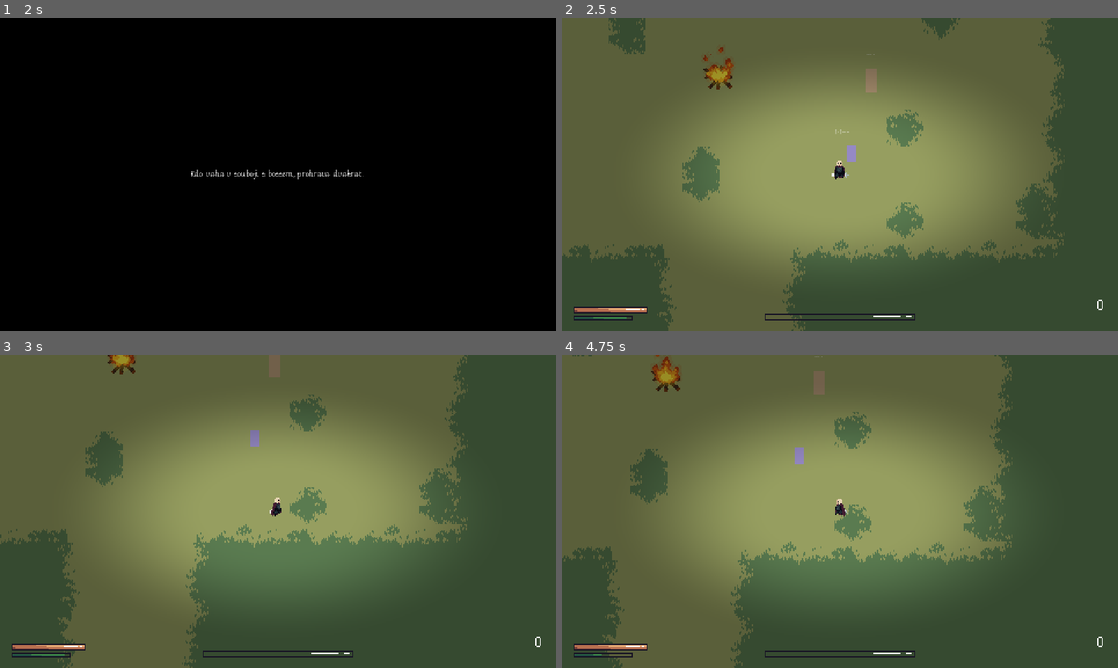
Above: before the commit, frames 1-4 (two rows, left to right).
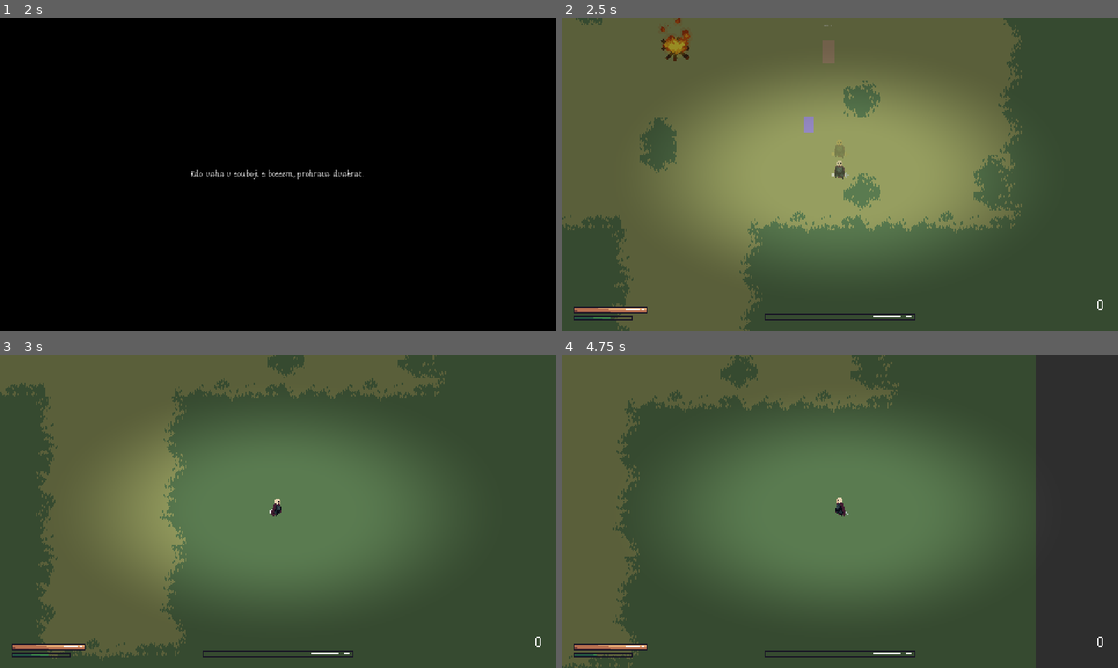
Above: after the commit, the same moments.

Repository: vyskof/parrybound
Game: Godot game, scene res://ui/main_menu.tscn
The game is run twice, just before and just after one commit, with the same random seed, the same clock (stepped at 60 frames per second) and the same inputs.
Inputs (mouse positions are in pixels of both pictures, inside the frame that each line leads up to):
- Up to frame 1 (2 s): click "New Game" at 0.5 s; tap Enter at 1.25 s; move the mouse to (400, 158) at 1.27 s; hold Right (ui_right) from 1.28 s (still down); hold Right mouse button (parry) from 1.28 s (still down); tap Space (dodge) at 1.35 s
- Up to frame 2 (2.5 s): tap Space (dodge) at 2 s; move the mouse to (728, 190) at 2.02 s; release Right (ui_right) at 2.03 s; release Right mouse button (parry) at 2.03 s; hold Down (ui_down) from 2.03 s (still down); right-click (728, 190) at 2.1 s; tap Shift (fast_move, bound only after the commit) at 2.3 s
- Up to frame 3 (3 s): move the mouse to (333, 442) at 2.77 s; release Down (ui_down) at 2.78 s; hold Right (ui_right) from 2.78 s (still down); tap Shift (fast_move, bound only after the commit) at 2.85 s
- Up to frame 4 (4.75 s): tap Space (dodge) at 3.05, 4.35 s; move the mouse to (812, 574) at 3.52 s; release Right (ui_right) at 3.53 s; hold Up (ui_up) 3.53-4.28 s; click (812, 574) at 3.6 s; right-click (812, 574) at 3.8 s; move the mouse to (1006, 558) at 4.27 s; hold Left (ui_left) from 4.28 s (still down); tap Shift (fast_move, bound only after the commit) at 4.55 s

Frame 1 is identical in both runs. In frame 2, 20% of the frame differs, in the area x 0-91%, y 0-100%; in frame 3, 32%; in frame 4, 60%, in the area x 0-100%, y 0-100%.

Commit message:
oukej predelani combatu trosicku, nasleduje fixace hry a potom pokacovani v planu / vyroba novych assetu

Diff:
--- a/boss - Reaper/minion.gd
+++ b/boss - Reaper/minion.gd
@@ -1,12 +1,8 @@
 extends CharacterBody2D
-
-const CombatDataResource := preload("res://shared(other)/combat_data.gd")
 
 @onready var hurtbox: Hurtbox = $Hurtbox
 @onready var character = get_tree().get_first_node_in_group("player")
 @onready var animation = $AnimatedSprite2D
-
-@onready var hitbox: Hitbox = $Hitbox
 
 func _ready() -> void:
 	hurtbox.hurt.connect(take_damage)
@@ -24,10 +20,7 @@
 		var collider = get_slide_collision(i).get_collider()
 		if collider.is_in_group("player"):
 			if not collider.is_invincible:
-				if collider.is_blocking and collider.has_method("on_minion_blocked"):
-					collider.on_minion_blocked()
-				elif not collider.is_blocking:
-					collider.take_hit_raw(10.0)
+				collider.take_hit_raw(10.0)
 			queue_free()
 
 func take_damage(_combat_data: CombatData, _hitbox: Hitbox) -> void:
--- a/character/character.gd
+++ b/character/character.gd
@@ -1,7 +1,6 @@
 class_name Character extends CharacterBody2D
 
 const SPEED                := 150.0
-const SPEED_GUARD          := 80.0
 const POSTURE_REGEN_RATE   := 15.0
 const POSTURE_REGEN_DELAY  := 2.5
 const STAGGER_DURATION     := 1.8
@@ -10,22 +9,22 @@
 const KNOCKBACK_FRICTION   := 400.0
 
 const DEFLECT_PUSHBACK     := 90.0
-const BLOCK_PUSHBACK       := 45.0
 
 const DEFLECT_STAMINA_REWARD := 12.0
-
-const DODGE_SPEED          := 300.0
-const DODGE_DURATION       := 0.18
-const DODGE_IFRAMES        := 0.14
+const PARRY_ACTION_DURATION  := 0.25   # délka celé "deflect akce" — odpovídá délce parry animací
+
+const DODGE_SPEED          := 400.0
+const DODGE_DURATION       := 0.11
+const DODGE_IFRAMES        := 0.10
 const DODGE_STAMINA_COST   := 25.0
 const STAMINA_REGEN_RATE   := 40.0
 const STAMINA_REGEN_DELAY  := 1.0
 const DODGE_COOLDOWN       := 0.25
 
-const MICRO_DODGE_DISTANCE     := 25.0
-const MICRO_DODGE_DURATION     := 0.10
-const MICRO_DODGE_STAMINA_COST := 8.0
-const MICRO_DODGE_COOLDOWN     := 0.5
+const FAST_MOVE_SPEED           := 350.0
+const FAST_MOVE_DURATION        := 0.40
+const FAST_MOVE_STAMINA_COST    := 30.0
+const FAST_MOVE_COOLDOWN        := 3.0
 
 const DODGE_CANCEL_STAMINA_MULT := 1.3
 
@@ -42,10 +41,6 @@
 const COUNTER_POSTURE_MULT     := 1.5
 const BASE_ATTACK_POSTURE_DMG  := 10.0
 
-const JUST_FRAME_STAMINA_BONUS  := 8.0
-const JUST_FRAME_POSTURE_MULT   := 2.2
-const JUST_FRAME_WINDOW_BONUS   := 0.15
-
 const STREAK_RESET_TIME         := 2.5
 const STREAK_MAX                := 4
 const STREAK_POSTURE_PER_LEVEL  := 0.15
@@ -85,18 +80,14 @@
 var _stamina_regen_timer : float = 0.0
 var _dodge_cooldown_timer : float = 0.0
 
-var _is_micro_dodging: bool = false
-var _micro_dodge_direction: Vector2 = Vector2.ZERO
-var _micro_dodge_timer: float = 0.0
-var _micro_dodge_cooldown_timer: float = 0.0
+var _is_fast_moving: bool = false
+var _fast_move_direction: Vector2 = Vector2.ZERO
+var _fast_move_cooldown_timer: float = 0.0
 
 var _stamina_blink_tween: Tween = null
 
 var _footstep_timer: float = 0.0
 var _tinnitus_active: bool = false
-
-var is_blocking: bool:
-	get: return _parry_resolver != null and _parry_resolver.is_blocking()
 
 var is_parrying: bool:
 	get: return _in_parry_state
@@ -162,8 +153,6 @@
 func _ready() -> void:
 	_playback = _animation_tree.get("parameters/StateMachine/playback")
 
-	_make_parry_animations_loop()
-
 	stats.health  = stats.max_health
 	stats.posture = 0.0
 	stats.stamina  = stats.max_stamina
@@ -240,7 +229,7 @@
 	_tick_stagger(delta)
 	_tick_stamina_regen(delta)
 	_tick_dodge_cooldown(delta)
-	_tick_micro_dodge_cooldown(delta)
+	_tick_fast_move_cooldown(delta)
 	_tick_combo_pulse(delta)
 	_tick_counter_window(delta)
 	_tick_streak_reset(delta)
@@ -267,12 +256,9 @@
 	_was_in_attack = _in_attack_state
 
 
-	if _is_micro_dodging:
-		_micro_dodge_timer -= delta
-		velocity = _micro_dodge_direction * (MICRO_DODGE_DISTANCE / MICRO_DODGE_DURATION) + _knockback_velocity
+	if _is_fast_moving:
+		velocity = _fast_move_direction * FAST_MOVE_SPEED + _knockback_velocity
 		move_and_slide()
-		if _micro_dodge_timer <= 0.0:
-			_is_micro_dodging = false
 		return
 
 
@@ -317,6 +303,10 @@
 
 	if Input.is_action_just_pressed("dodge"):
 		_enter_dodge()
+		return
+
+	if Input.is_action_just_pressed("fast_move"):
+		_enter_fast_move()
 		return
 
 	velocity = input_vector * SPEED + _knockback_velocity
@@ -352,24 +342,8 @@
 
 func _process_parry() -> void:
 	_parrybox.monitoring = _parry_resolver.is_deflect_active()
-
-	if Input.is_action_just_pressed("dodge") and _try_micro_dodge():
-		return
-
-	if Input.is_action_pressed("parry"):
-		_parry_resolver.start_block()
-	else:
-		_exit_parry()
-		return
-
-	input_vector = Input.get_vector("ui_left", "ui_right", "ui_up", "ui_down")
-	if input_vector != Vector2.ZERO:
-		last_input_vector = input_vector
-		_update_blend_positions(Vector2(input_vector.x, -input_vector.y))
-
-	velocity = input_vector * SPEED_GUARD + _knockback_velocity
+	velocity = _knockback_velocity
 	move_and_slide()
-	_tick_footsteps(get_physics_process_delta_time(), input_vector.length() * 0.6)
 
 func _enter_attack() -> void:
 	if _in_attack_state:
@@ -422,11 +396,14 @@
 	var mouse_dir := (get_global_mouse_position() - global_position).normalized()
 	_update_blend_positions(Vector2(mouse_dir.x, -mouse_dir.y))
 	_playback.travel("ParryState")
+	await get_tree().create_timer(PARRY_ACTION_DURATION, true, false, true).timeout
+	if _in_parry_state:
+		_exit_parry()
 
 
 func _exit_parry() -> void:
 	_in_parry_state = false
-	_parry_resolver.stop_block()
+	_parry_resolver.stop_deflect()
 	_parrybox.monitoring = false
 	_playback.start("MoveState", true)
 
@@ -454,39 +431,23 @@
 			_deflect_streak     = mini(_deflect_streak + 1, STREAK_MAX)
 			_streak_reset_timer = 0.0
 
-			var is_just_frame  := _parry_resolver.was_just_frame()
-			var posture_mult   := _get_streak_posture_mult()
-			var counter_dur    := COUNTER_WINDOW_DURATION
-
-			if is_just_frame:
-				posture_mult  = maxf(posture_mult, JUST_FRAME_POSTURE_MULT)
-				counter_dur  += JUST_FRAME_WINDOW_BONUS
-				stats.stamina += (DEFLECT_STAMINA_REWARD + JUST_FRAME_STAMINA_BONUS) * _deflect_stamina_mult
-			else:
-				stats.stamina += DEFLECT_STAMINA_REWARD * _deflect_stamina_mult
+			var posture_mult := _get_streak_posture_mult()
+			stats.stamina += DEFLECT_STAMINA_REWARD * _deflect_stamina_mult
 
 			stats.posture = maxf(0.0, stats.posture - PARRY_POSTURE_RESTORE)
 			_posture_regen_timer = 0.0
 			_in_counter_window = true
-			_counter_timer     = counter_dur
+			_counter_timer     = COUNTER_WINDOW_DURATION
 			_hitbox.combat_data.posture_damage = BASE_ATTACK_POSTURE_DMG * posture_mult
 
 			_parry_sound.pitch_scale = 1.0 + (_deflect_streak - 1) * STREAK_PITCH_PER_LEVEL
 
-
-			_feedback.play_parry_feedback(ParryResolver.Result.DEFLECT, global_position, combat_data, _deflect_streak, is_just_frame)
+			_feedback.play_parry_feedback(ParryResolver.Result.DEFLECT, global_position, combat_data, _deflect_streak)
 			_apply_parry_pushback(hitbox, DEFLECT_PUSHBACK)
+
 			if hitbox.owner.has_method("receive_parry"):
 				var reward := combat_data.parry_posture_reward if combat_data else 35.0
 				hitbox.owner.receive_parry(reward)
-
-		ParryResolver.Result.BLOCK:
-			if combat_data:
-				stats.posture += combat_data.guard_chip
-			_posture_regen_timer = 0.0
-			_feedback.play_parry_feedback(ParryResolver.Result.BLOCK, global_position, combat_data)
-			_apply_parry_pushback(hitbox, BLOCK_PUSHBACK)
-			_flash_posture_bar()
 
 		ParryResolver.Result.NONE:
 			var dmg  := combat_data.damage          if combat_data else (hitbox.damage if hitbox else 10.0)
@@ -537,8 +498,6 @@
 	if stats.posture <= 0.0 or _is_staggered:
 		_posture_regen_timer = 0.0
 		return
-	if is_blocking:
-		return
 	_posture_regen_timer += delta
 	if _posture_regen_timer >= POSTURE_REGEN_DELAY:
 		stats.posture = maxf(0.0, stats.posture - POSTURE_REGEN_RATE * delta)
@@ -641,31 +600,32 @@
 	if _dodge_cooldown_timer > 0.0:
 		_dodge_cooldown_timer -= delta
 
-func _try_micro_dodge() -> bool:
-	if _is_micro_dodging or _micro_dodge_cooldown_timer > 0.0:
-		return false
-	if stats.stamina < MICRO_DODGE_STAMINA_COST:
-		return false
-
-	stats.stamina -= MICRO_DODGE_STAMINA_COST
+func _enter_fast_move() -> void:
+	if _is_fast_moving or _fast_move_cooldown_timer > 0.0:
+		return
+	if stats.stamina < FAST_MOVE_STAMINA_COST:
+		return
+
+	stats.stamina -= FAST_MOVE_STAMINA_COST
 	_stamina_regen_timer = 0.0
-	_micro_dodge_direction = input_vector if input_vector != Vector2.ZERO else -last_input_vector
-	_micro_dodge_timer = MICRO_DODGE_DURATION
-	_micro_dodge_cooldown_timer = MICRO_DODGE_COOLDOWN
-	_is_micro_dodging = true
-	return true
-
-func _tick_micro_dodge_cooldown(delta: float) -> void:
-	if _micro_dodge_cooldown_timer > 0.0:
-		_micro_dodge_cooldown_timer -= delta
-
-
-
-func _make_parry_animations_loop() -> void:
-	var lib := _animation_player.get_animation_library("")
-	for anim_name: String in ["parry_down", "parry_left", "parry_right", "parry_up"]:
-		if lib.has_animation(anim_name):
-			lib.get_animation(anim_name).loop_mode = Animation.LOOP_LINEAR
+	_is_fast_moving = true
+	_fast_move_direction = input_vector if input_vector != Vector2.ZERO else -last_input_vector
+	_fast_move_cooldown_timer = FAST_MOVE_COOLDOWN
+	_sprite.modulate.a = 0.6
+
+	var elapsed := 0.0
+	while elapsed < FAST_MOVE_DURATION:
+		_spawn_afterimage(Color(1.0, 0.85, 0.4, 0.5), 0.12)
+		await get_tree().create_timer(AFTERIMAGE_INTERVAL, true, false, true).timeout
+		elapsed += AFTERIMAGE_INTERVAL
+
+	_is_fast_moving = false
+	_sprite.modulate.a = 1.0
+
+func _tick_fast_move_cooldown(delta: float) -> void:
+	if _fast_move_cooldown_timer > 0.0:
+		_fast_move_cooldown_timer -= delta
+
 
 func _spawn_afterimage(tint: Color = Color(0.6, 0.8, 1.0, 0.5), fade_duration: float = 0.1) -> void:
 	var afterimage := AFTERIMAGE_SCENE.instantiate()
@@ -829,11 +789,6 @@
 	stats.posture = maxf(0.0, stats.posture - POSTURE_RECOVERY_ON_HIT)
 	_posture_regen_timer = 0.0
 
-func _flash_posture_bar() -> void:
-	var tween := create_tween()
-	tween.tween_property(_posture_bar, "modulate", Color(1.6, 1.6, 1.6, 1.0), 0.05)
-	tween.tween_property(_posture_bar, "modulate", Color.WHITE, 0.15)
-
 func lock_for_intro(duration: float) -> void:
 	_is_intro_locked = true
 	await get_tree().create_timer(duration, true, false, true).timeout
@@ -845,6 +800,3 @@
 func _on_souls_changed(new_amount: int) -> void:
 	if _souls_label:
 		_souls_label.text = str(new_amount)
-
-func on_minion_blocked() -> void:
-	stats.stamina += DEFLECT_STAMINA_REWARD * _deflect_stamina_mult
--- a/project.godot
+++ b/project.godot
@@ -97,6 +97,11 @@
 "events": [Object(InputEventKey,"resource_local_to_scene":false,"resource_name":"","device":-1,"window_id":0,"alt_press …(191 unchanged characters)…
 ]
 }
+fast_move={
+"deadzone": 0.2,
+"events": [Object(InputEventKey,"resource_local_to_scene":false,"resource_name":"","device":-1,"window_id":0,"alt_pressed":false,"shift_pressed":false,"ctrl_pressed":false,"meta_pressed":false,"pressed":false,"keycode":0,"physical_keycode":4194325,"key_label":0,"unicode":0,"location":0,"echo":false,"script":null)
+]
+}
 
 [layer_names]
 
--- a/shared(other)/feedback_orchestrator.gd
+++ b/shared(other)/feedback_orchestrator.gd
@@ -20,26 +20,17 @@
 	result: ParryResolver.Result,
 	position: Vector2,
 	combat_data: CombatData = null,
-	streak: int = 1,
-	is_just_frame: bool = false
+	streak: int = 1
 ) -> void:
+	if result != ParryResolver.Result.DEFLECT:
+		return
 	var hitstop_dur := combat_data.hitstop_duration if combat_data else 0.10
-	match result:
-		ParryResolver.Result.DEFLECT:
-			_spawn_vfx(perfect_parry_vfx, position)
-			_spawn_deflect_sparks(position, streak, is_just_frame)
-			_play_sfx(perfect_parry_sfx, 0.10)
-			var shake_mag := 0.3 + (mini(streak, 4) - 1) * 0.3
-			if is_just_frame:
-				shake_mag = 1.6
-			camera.shake(shake_mag)
-			Hitstop.freeze(hitstop_dur)
-		ParryResolver.Result.BLOCK:
-			_spawn_vfx(guard_vfx, position)
-			_play_sfx(guard_sfx, 0.5)
-			Hitstop.freeze(hitstop_dur * 0.5)
-		_:
-			pass
+	_spawn_vfx(perfect_parry_vfx, position)
+	_spawn_deflect_sparks(position, streak)
+	_play_sfx(perfect_parry_sfx, 0.10)
+	var shake_mag := 0.3 + (mini(streak, 4) - 1) * 0.3
+	camera.shake(shake_mag)
+	Hitstop.freeze(hitstop_dur)
 
 func play_hit_feedback(position: Vector2, combat_data: CombatData = null, source_position: Vector2 = Vector2.ZERO) -> void:
 	_spawn_vfx(player_hit_vfx, position)
@@ -75,12 +66,9 @@
 func play_boss_parried_feedback(
 	result: ParryResolver.Result,
 	position: Vector2
-) ->void:
-	match result:
-		ParryResolver.Result.DEFLECT:
-			_spawn_vfx(perfect_parry_vfx, position)
-		ParryResolver.Result.BLOCK:
-			_spawn_vfx(guard_vfx, position)
+) -> void:
+	if result == ParryResolver.Result.DEFLECT:
+		_spawn_vfx(perfect_parry_vfx, position)
 
 
 func _spawn_vfx(scene: PackedScene, pos: Vector2) -> void:
@@ -106,14 +94,9 @@
 		)
 	player.play()
 
-func _spawn_deflect_sparks(pos: Vector2, streak: int, is_just_frame: bool) -> void:
+func _spawn_deflect_sparks(pos: Vector2, streak: int) -> void:
 	if not deflect_sparks_vfx:
 		return
-	if is_just_frame:
-		_spawn_single_spark(pos, Color(0.9, 1.0, 1.0), 2.5, 1.2)
-		_spawn_single_spark(pos, Color(1.0, 0.992, 0.959), 1.2, 0.9)
-		return
-
 	var cfg := _get_streak_config(streak)
 	_spawn_single_spark(pos, cfg.color, cfg.amount_mult, cfg.size_mult)
 
--- a/shared(other)/parry_resolver.gd
+++ b/shared(other)/parry_resolver.gd
@@ -3,49 +3,43 @@
 enum Result {
 	NONE,
 	DEFLECT,
-	BLOCK,
 }
 
-@export var deflect_window: float  = 0.18
-@export var spam_decay_time: float  = 2.0
-@export var spam_max_count: int   = 3
-@export var just_frame_window: float = 0.033
+@export var deflect_window: float  = 0.12
+@export var spam_decay_time: float = 2.0
+@export var spam_max_count: int    = 3
 
 var _is_deflect_active: bool = false
-var _is_blocking: bool = false
-var _deflect_timer: float = 0.0
-var _spam_count: int   = 0
+var _deflect_timer: float    = 0.0
+var _spam_count: int         = 0
 var _spam_decay_timer: float = 0.0
-var _last_just_frame: bool = false
 
 
 func try_start_deflect() -> void:
 	_is_deflect_active = true
-	_is_blocking = true
-	_deflect_timer = 0.0
+	_deflect_timer     = 0.0
 
 
-func start_block() -> void:
-	_is_blocking = true
-
-func stop_block() -> void:
+func stop_deflect() -> void:
 	_is_deflect_active = false
-	_is_blocking       = false
 	_deflect_timer     = 0.0
 
+
 func tick(delta: float) -> void:
-	if not _is_blocking and _spam_count > 0:
+	if not _is_deflect_active and _spam_count > 0:
 		_spam_decay_timer += delta
 		if _spam_decay_timer >= spam_decay_time:
 			_spam_count       = 0
 			_spam_decay_timer = 0.0
+
 	if not _is_deflect_active:
 		return
+
 	_deflect_timer += delta
 	if _deflect_timer >= get_current_deflect_window():
 		_is_deflect_active = false
-		_spam_count = mini(_spam_count + 1, spam_max_count)
-		_spam_decay_timer = 0.0
+		_spam_count = mini(_spam_count + 1, spam_max_count)  # okno vypršelo bez zásahu = počítá se jako spam
+
 
 func get_current_deflect_window() -> float:
 	match _spam_count:
@@ -54,32 +48,22 @@
 		_:    return deflect_window * 0.3
 
 
-
 func evaluate(combat_data: CombatData) -> Result:
 	if combat_data and combat_data.is_unblockable:
 		return Result.NONE
 
 	if _is_deflect_active:
-		_last_just_frame   = _deflect_timer <= just_frame_window
 		_spam_count        = 0
 		_spam_decay_timer  = 0.0
 		_is_deflect_active = false
 		return Result.DEFLECT
 
-	if _is_blocking:
-		_last_just_frame = false
-		_spam_count = mini(_spam_count + 1, spam_max_count)
-		return Result.BLOCK
 	return Result.NONE
 
-func is_blocking() -> bool:
-	return _is_blocking
 
 func is_deflect_active() -> bool:
 	return _is_deflect_active
 
+
 func get_spam_count() -> int:
 	return _spam_count
-
-func was_just_frame() -> bool:
-	return _last_just_frame
